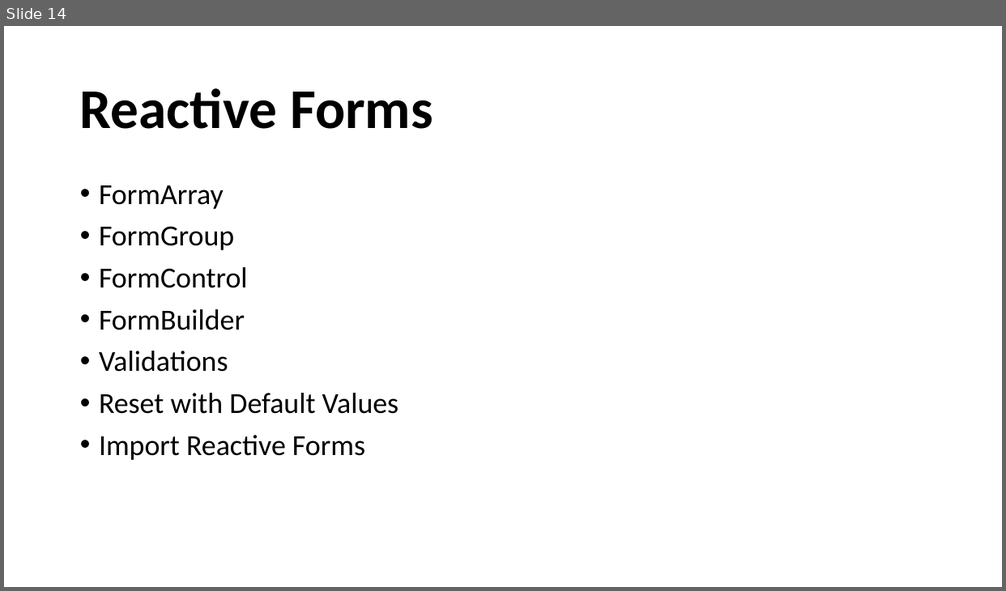
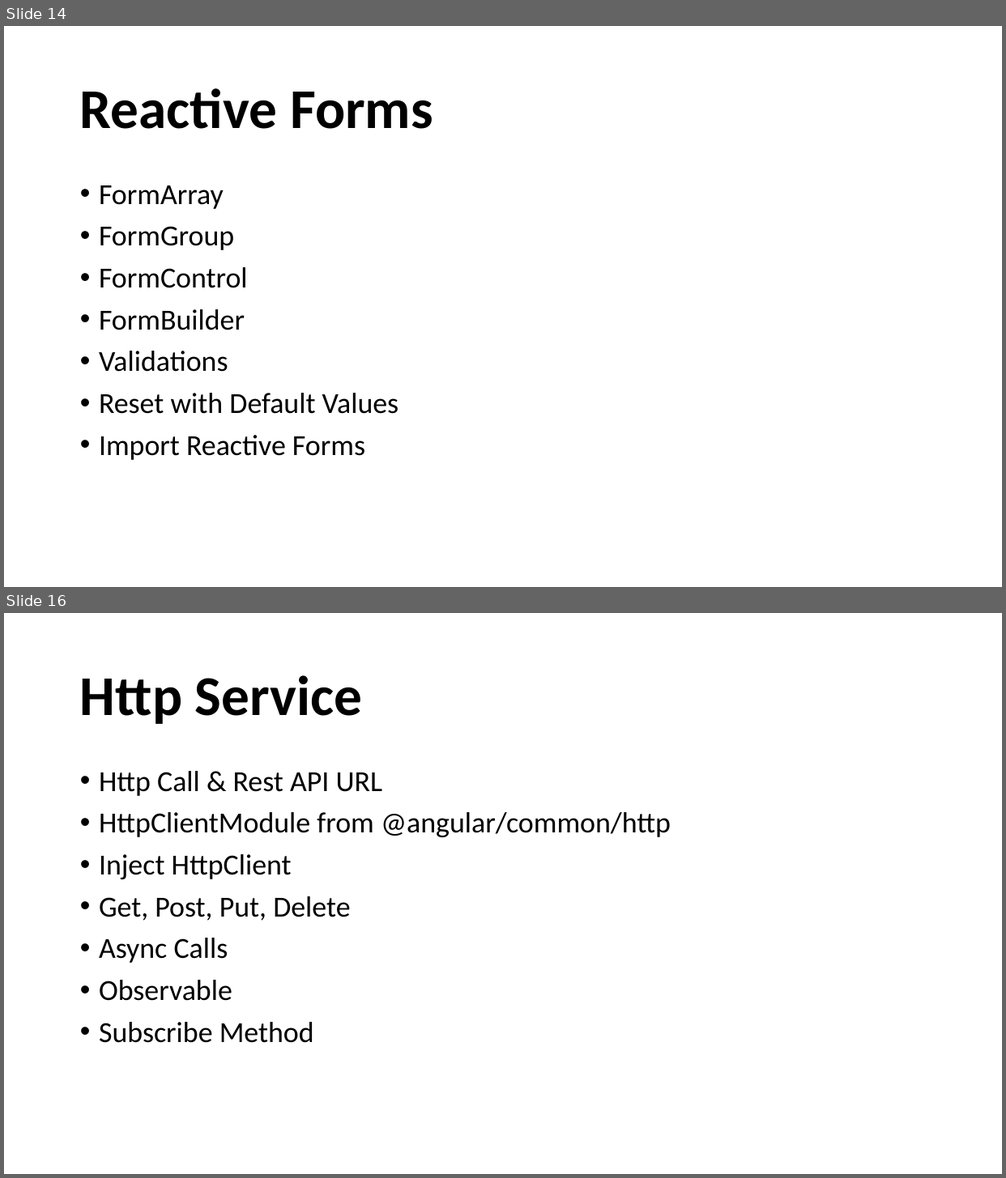
Before and after one commit to raharshi/angular-kh, a slide deck: src/assets/AngularByRaharshi.pptx. Shown one above the other, each under a label of ours: slide 14 before the commit, slides 14 and 16 after it; the slides between them are not shown. The pictures are 1006x591 and 1006x1178 pixels, drawn with LibreOffice and Linux fonts; fonts in the diff are those of the drawing; background and template pictures are left out. Boxes give left, top, right and bottom in pixels: in the first picture for what was removed or moved away, otherwise in the second. Text is boxed around its words. In the diff, an @@ line names an element or a change of style, - is before the commit and + after.

Commit message:
service, Http service, Observables & Promises

```diff
--- a/src/assets/AngularByRaharshi.pptx
+++ b/src/assets/AngularByRaharshi.pptx
@@ slide 16 added at [4, 613, 1002, 1174], background picture (left out) @@
@@ title added at [80, 675, 362, 724], 54 pt, text #000000, bold @@
+Http Service
@@ text added at [99, 771, 671, 1043], 28 pt, text #000000 @@
+• Http Call & Rest API URL
+• HttpClientModule from @angular/common/http
+• Inject HttpClient
+• Get, Post, Put, Delete
+• Async Calls
+• Observable
+• Subscribe Method
```
Also in this commit, not shown: 7 other slides added, 1 slide removed, 16 other files.
